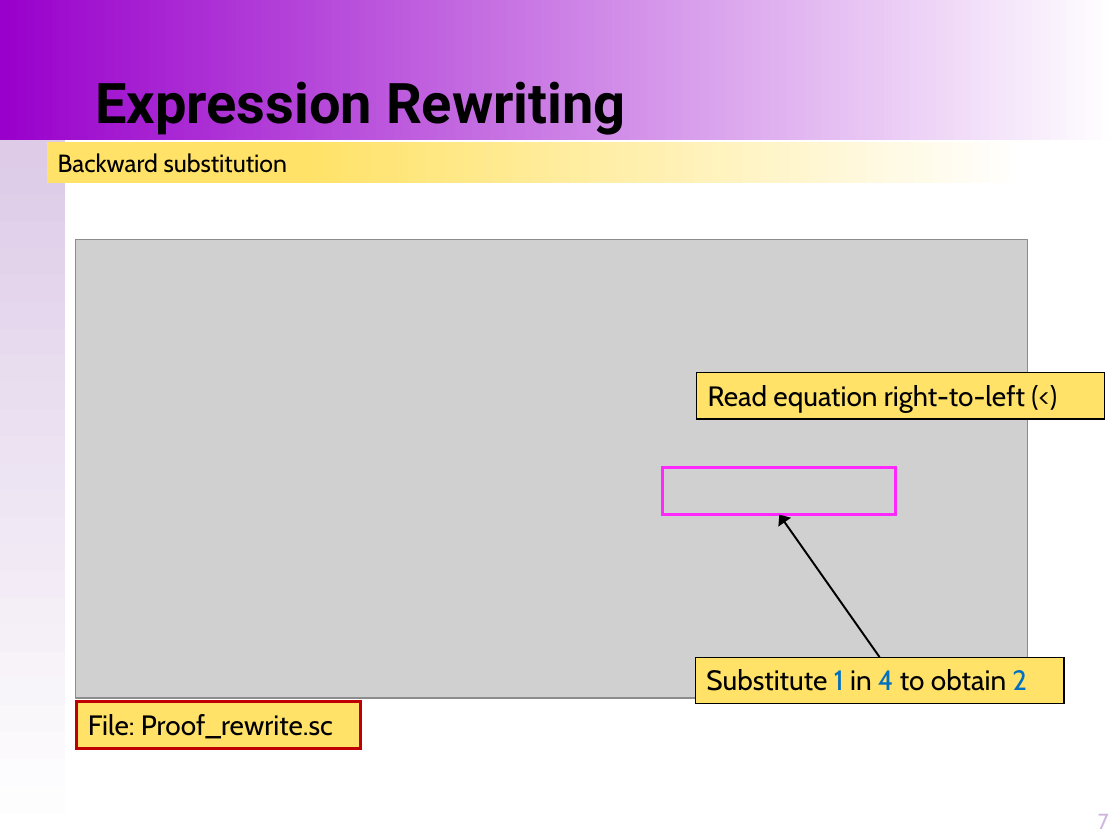
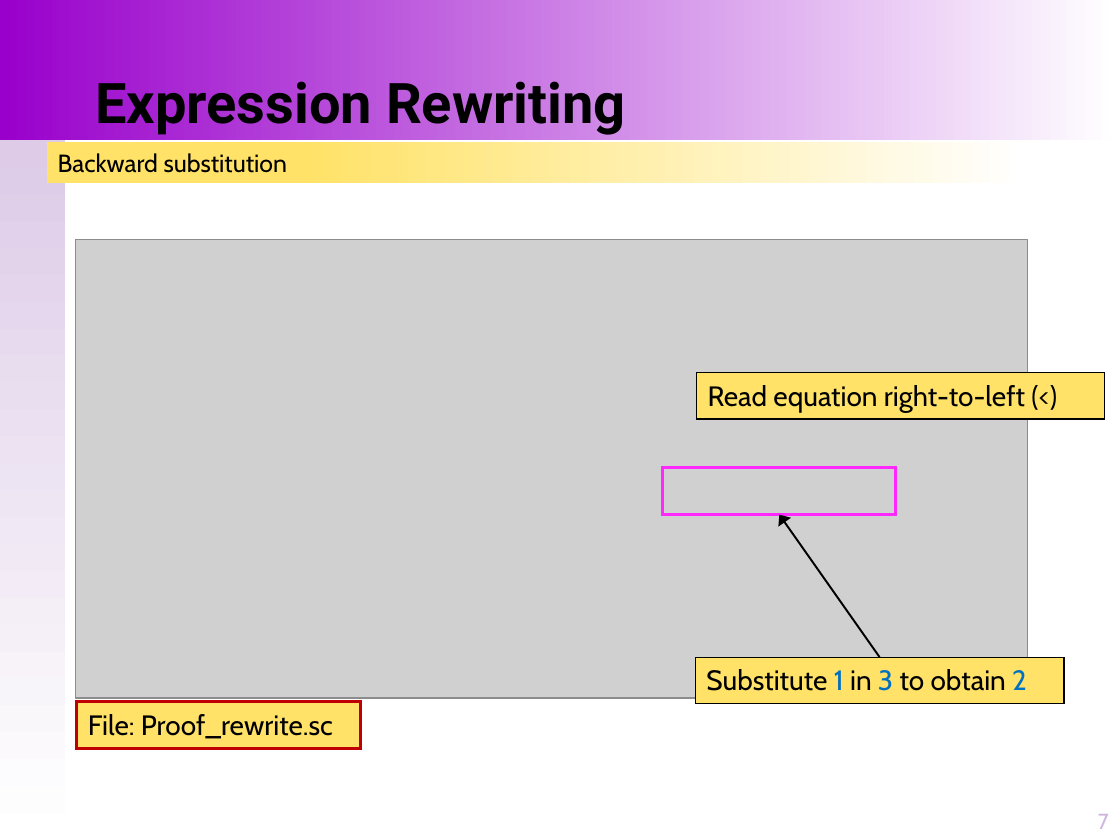
Before and after one commit to santoslab/stress24, a slide deck: slide 7 of slides/A-01-01-Proofs-Rewriting.pptx. Drawn at 1120x840 pixels with LibreOffice and Linux fonts; fonts in the diff are those of the drawing; grey boxes stand for pictures. Boxes give left, top, right and bottom in pixels: in the first picture for what was removed or moved away, otherwise in the second. Text is boxed around its words. In the diff, an @@ line names an element or a change of style, - is before the commit and + after.

Commit message:
fixed typos

```diff
--- a/slides/A-01-01-Proofs-Rewriting.pptx
+++ b/slides/A-01-01-Proofs-Rewriting.pptx
@@ text in rectangle at <box>706,669,1027,691</box>: text changed @@
-Substitute 1 in 4 to obtain 2
+Substitute 1 in 3 to obtain 2
```
Also in this commit, not shown: 1 other slide changed.
